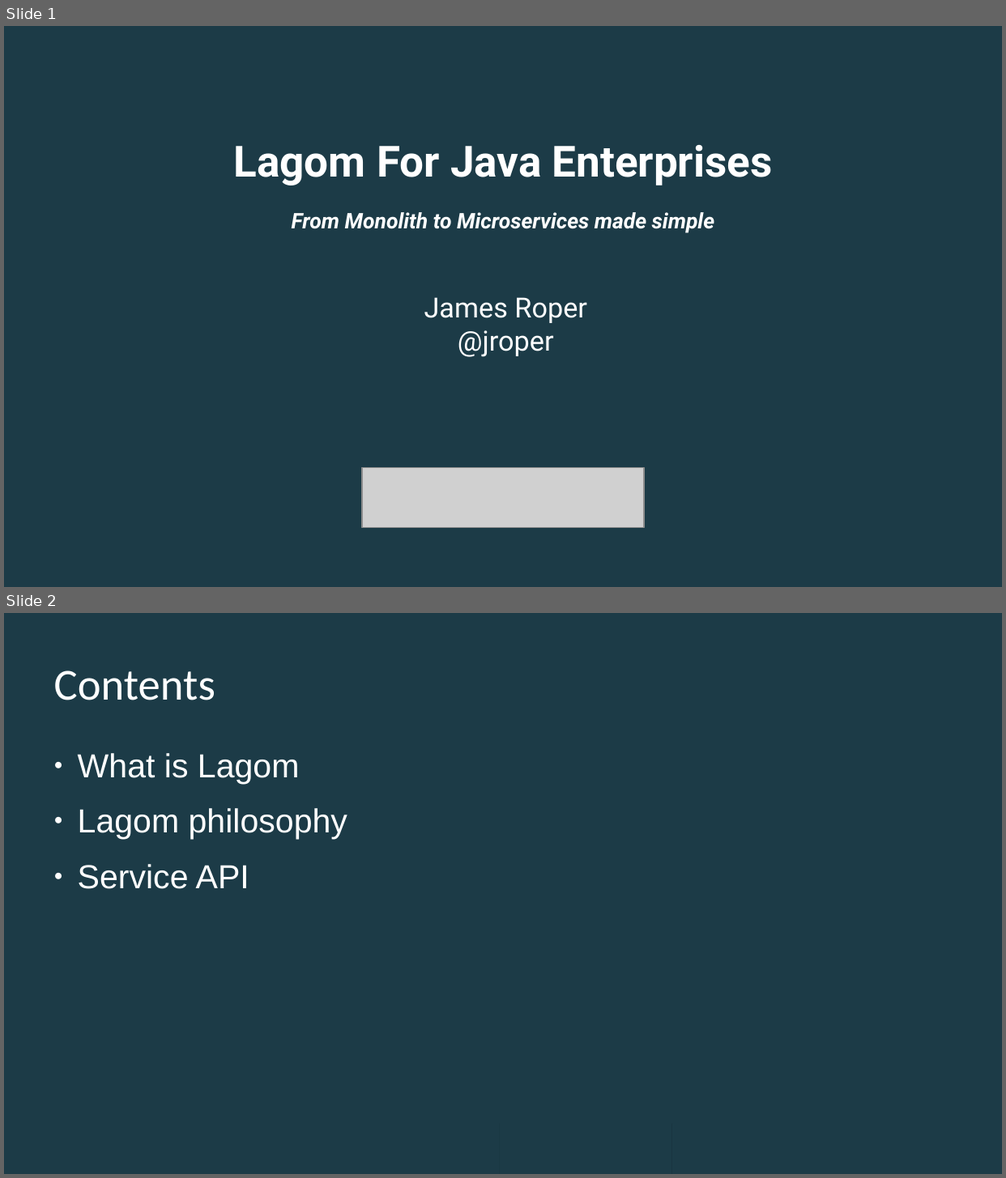
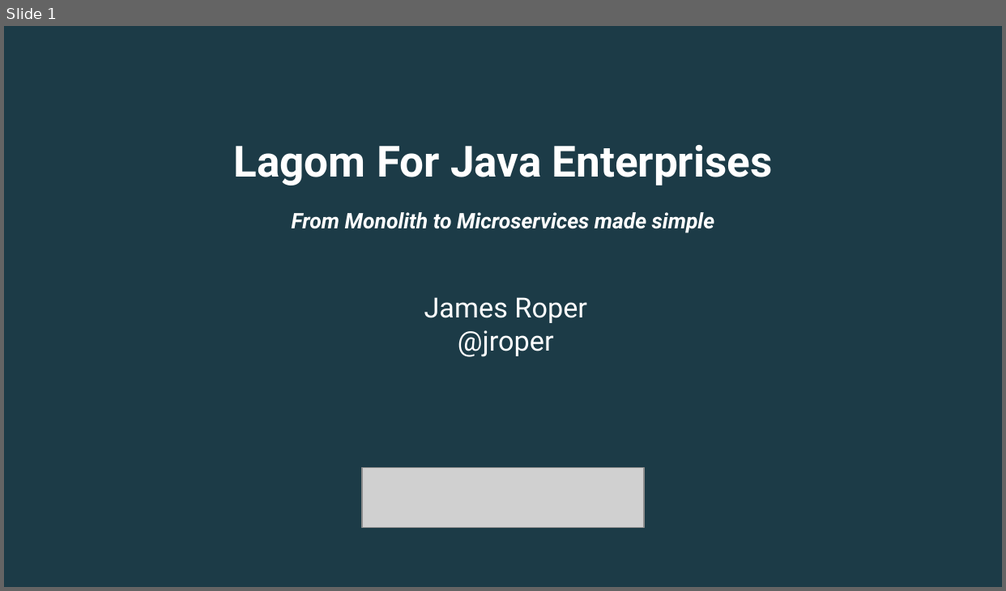
Before and after one commit to jroper/lagom-monolith-presentation, a slide deck: presentation/microservice-to-monolith.odp. Shown one above the other, each under a label of ours: slides 1 and 2 before the commit, slide 1 after it. The pictures are 1006x1178 and 1006x591 pixels, drawn with LibreOffice and Linux fonts; fonts in the diff are those of the drawing; grey boxes stand for pictures; background and template pictures are left out. Boxes give left, top, right and bottom in pixels: in the first picture for what was removed or moved away, otherwise in the second. Text is boxed around its words. In the diff, an @@ line names an element or a change of style, - is before the commit and + after.

```diff
--- a/presentation/microservice-to-monolith.odp
+++ b/presentation/microservice-to-monolith.odp
@@ slide 2 removed at (4, 613, 1002, 1174), background #1C3B47 @@
@@ title removed at (54, 671, 215, 700) @@
-Contents
@@ subtitle removed at (78, 753, 347, 889) @@
-● What is Lagom
-● Lagom philosophy
-● Service API
@@ rectangle removed at (4, 1121, 671, 1174) @@
@@ rectangle removed at (4, 1121, 499, 1174) @@
```
Also in this commit, not shown: 1 slide changed, 11 slides added, 1 other slide removed.
